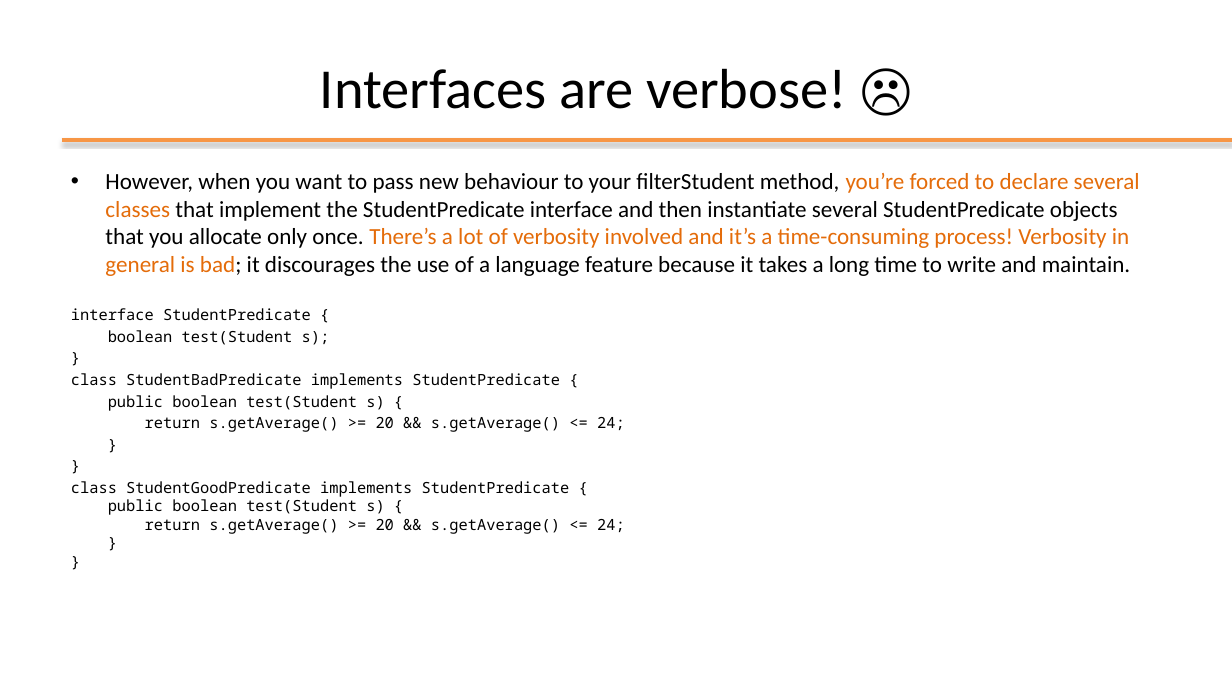
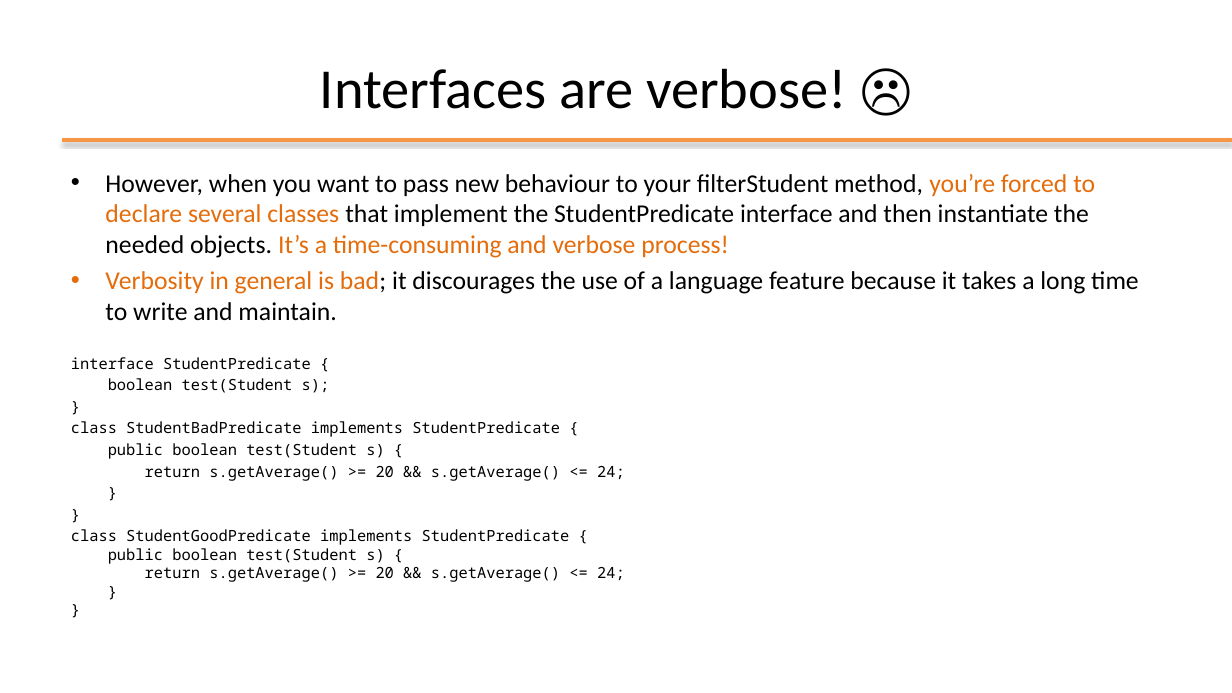
Before and after one commit to plctechnician/ooprogramming, a slide deck: slide 10 of java/slides/ppt/06 - Java Functional Interfaces.pptx. Drawn at 1232x693 pixels with LibreOffice and Linux fonts; fonts in the diff are those of the drawing; background and template pictures are left out. Boxes give left, top, right and bottom in pixels: in the first picture for what was removed or moved away, otherwise in the second. Text is boxed around its words. In the diff, an @@ line names an element or a change of style, - is before the commit and + after.

```diff
--- a/java/slides/ppt/06 - Java Functional Interfaces.pptx
+++ b/java/slides/ppt/06 - Java Functional Interfaces.pptx
@@ text at (x1=105, y1=174, x2=1139, y2=320): text changed; size 18 to 20 pt @@
-• However, when you want to pass new behaviour to your filterStudent method, you’re forced to declare several classes that implement the StudentPredicate interface and then instantiate several StudentPredicate objects that you allocate only once. There’s a lot of verbosity involved and it’s a time-consuming process! Verbosity in general is bad; it discourages the use of a language feature because it takes a long time to write and maintain.
+• However, when you want to pass new behaviour to your filterStudent method, you’re forced to declare several classes that implement the StudentPredicate interface and then instantiate the needed objects. It’s a time-consuming and verbose process!
+• Verbosity in general is bad; it discourages the use of a language feature because it takes a long time to write and maintain.
```
Also in this commit, not shown: 13 other slides changed, 3 slides removed, 2 other files.
